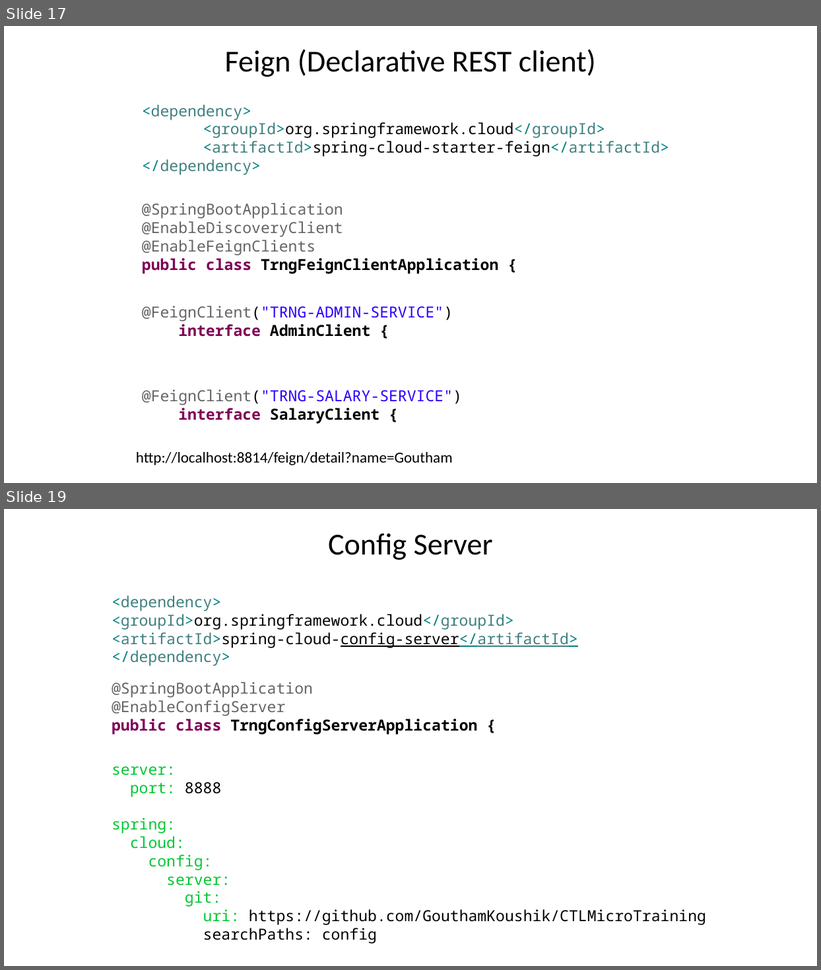
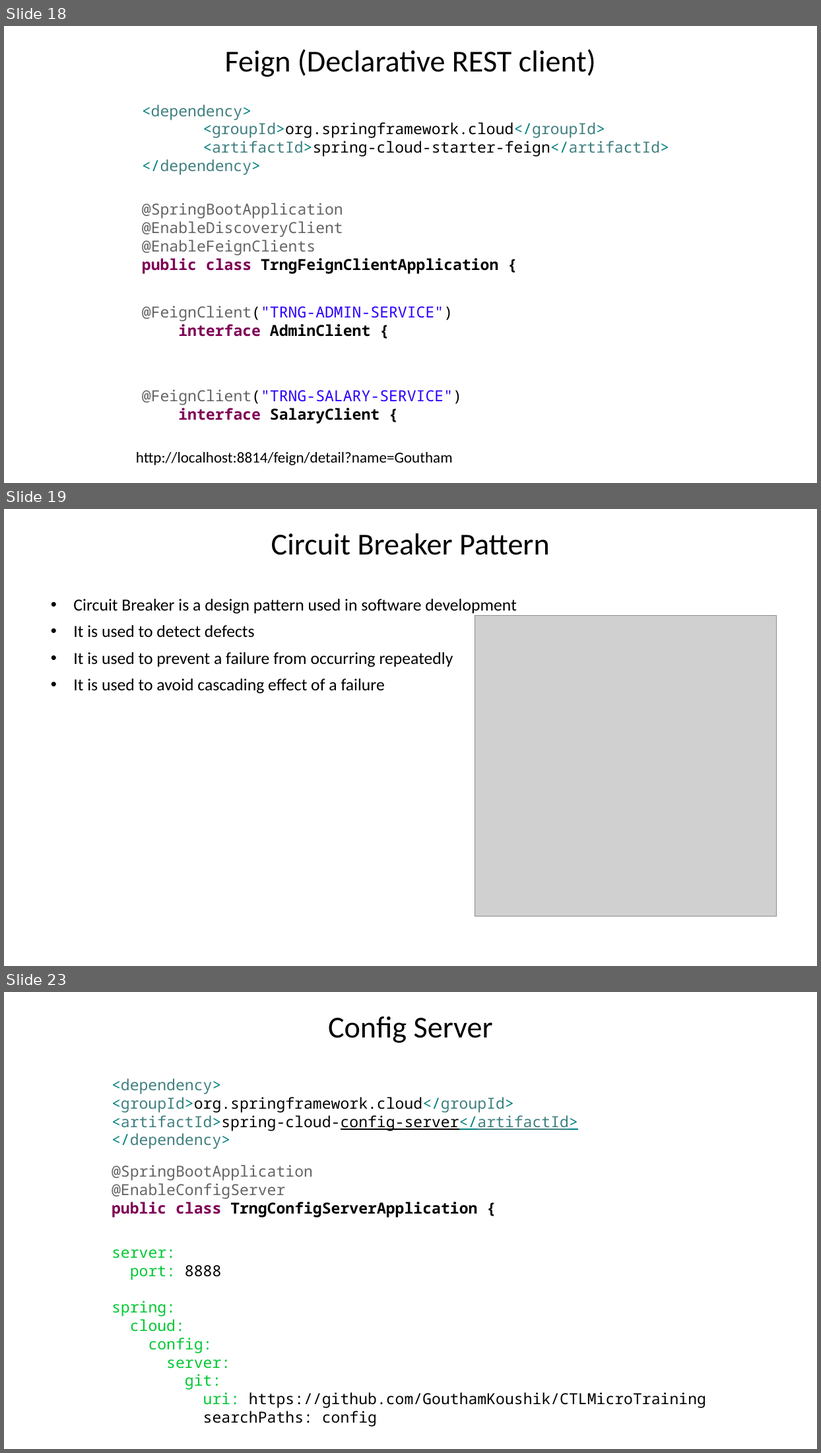
Before and after one commit to GouthamKoushik/CTLMicroTraining, a slide deck: slides/Microservices Workshop.pptx. Shown one above the other, each under a label of ours: slides 17 and 19 before the commit, slides 18, 19 and 23 after it; the slides between them are not shown. The pictures are 821x970 and 821x1453 pixels, drawn with LibreOffice and Linux fonts; fonts in the diff are those of the drawing; grey boxes stand for pictures. Boxes give left, top, right and bottom in pixels: in the first picture for what was removed or moved away, otherwise in the second. Text is boxed around its words. In the diff, an @@ line names an element or a change of style, - is before the commit and + after.

```diff
--- a/slides/Microservices Workshop.pptx
+++ b/slides/Microservices Workshop.pptx
@@ slide 19 added at box(4, 509, 817, 966), background #FFFFFF @@
@@ title added at box(271, 533, 550, 555), 36 pt, text #000000 @@
+Circuit Breaker Pattern
@@ subtitle added at box(73, 599, 516, 694), 20 pt, text #000000 @@
+• Circuit Breaker is a design pattern used in software development
+• It is used to detect defects
+• It is used to prevent a failure from occurring repeatedly
+• It is used to avoid cascading effect of a failure
@@ picture added at box(475, 616, 777, 917) @@
@@ what was slide 17 is now slide 18 @@
@@ what was slide 19 is now slide 23 @@
```
Also in this commit, not shown: 1 slide changed, 3 other slides added.
